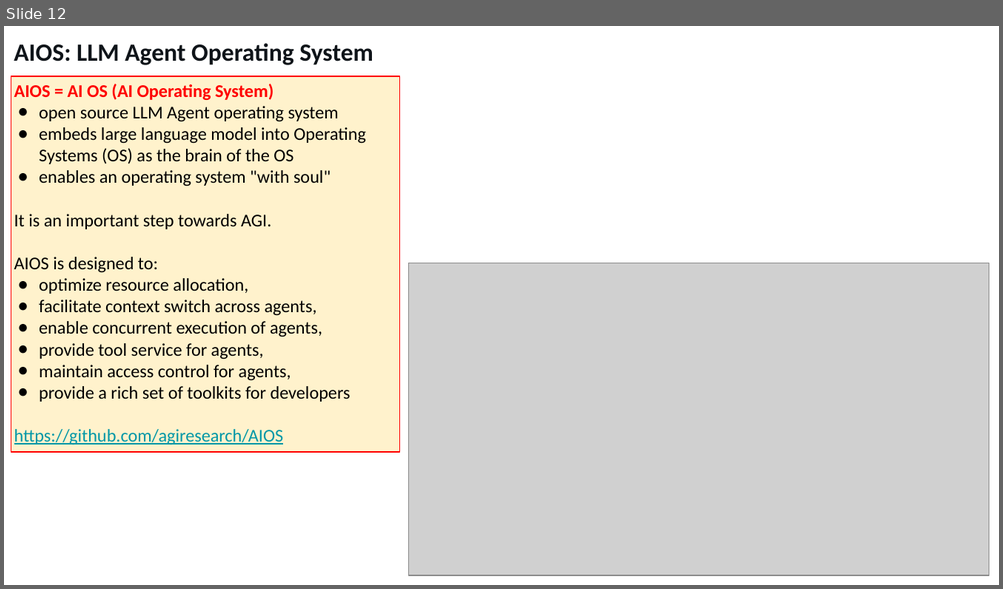
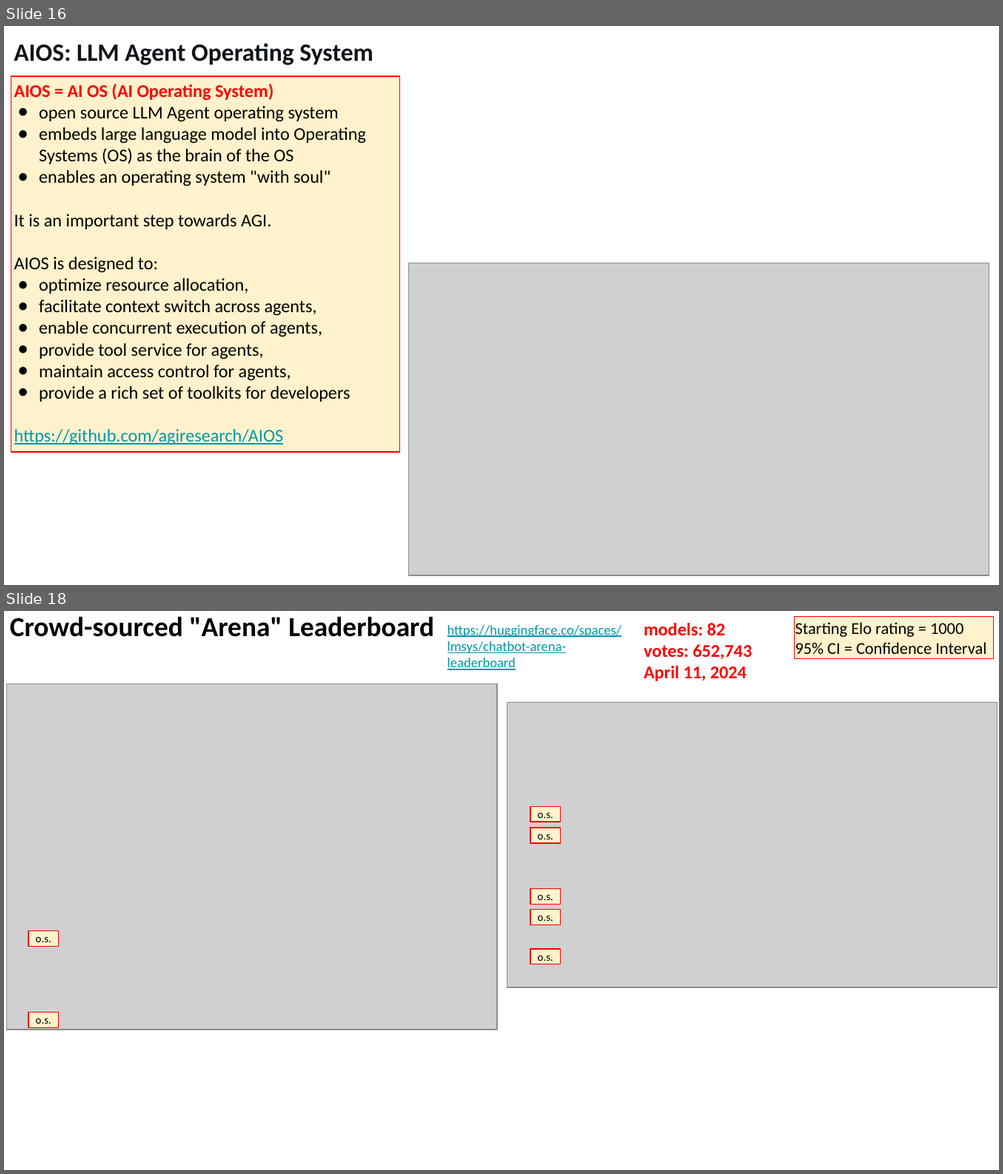
Before and after one commit to lselector/seminar, a slide deck: 2024/2024-04-12-AI-Updates.pptx. Shown one above the other, each under a label of ours: slide 12 before the commit, slides 16 and 18 after it; the slides between them are not shown. The pictures are 1003x589 and 1003x1174 pixels, drawn with LibreOffice and Linux fonts; fonts in the diff are those of the drawing; grey boxes stand for pictures. Boxes give left, top, right and bottom in pixels: in the first picture for what was removed or moved away, otherwise in the second. Text is boxed around its words. In the diff, an @@ line names an element or a change of style, - is before the commit and + after.

```diff
--- a/2024/2024-04-12-AI-Updates.pptx
+++ b/2024/2024-04-12-AI-Updates.pptx
@@ slide 18 added at (4,611,999,1170), background #FFFFFF @@
@@ text added at (10,616,434,637), 20 pt, text #000000, bold @@
+Crowd-sourced "Arena" Leaderboard
@@ text added at (447,625,622,670), 10 pt, text #0097A7, underline @@
+https://huggingface.co/spaces/lmsys/chatbot-arena-leaderboard
@@ text added at (643,623,751,681), 13 pt, text #FF0000, bold @@
+models: 82
+votes: 652,743
+April 11, 2024
@@ rectangle added at (794,617,993,659), fill #FFF2CC, outline #FF0000 0.75 pt, 12 pt, text #000000 @@
+Starting Elo rating = 1000
+95% CI = Confidence Interval
@@ picture added at (7,684,498,1030) @@
@@ picture added at (506,703,996,988) @@
@@ rectangle added at (530,807,560,822), fill #FFF2CC, outline #FF0000 0.75 pt, 8 pt, text #000000 @@
+o.s.
@@ rectangle added at (530,828,560,843), fill #FFF2CC, outline #FF0000 0.75 pt, 8 pt, text #000000 @@
+o.s.
@@ rectangle added at (530,889,560,903), fill #FFF2CC, outline #FF0000 0.75 pt, 8 pt, text #000000 @@
+o.s.
@@ rectangle added at (530,909,560,924), fill #FFF2CC, outline #FF0000 0.75 pt, 8 pt, text #000000 @@
+o.s.
@@ rectangle added at (29,931,59,946), fill #FFF2CC, outline #FF0000 0.75 pt, 8 pt, text #000000 @@
+o.s.
@@ rectangle added at (530,949,560,964), fill #FFF2CC, outline #FF0000 0.75 pt, 8 pt, text #000000 @@
+o.s.
@@ rectangle added at (29,1013,59,1028), fill #FFF2CC, outline #FF0000 0.75 pt, 8 pt, text #000000 @@
+o.s.
@@ what was slide 12 is now slide 16 @@
```
Also in this commit, not shown: 5 slides changed, 5 other slides added, 1 slide removed.
